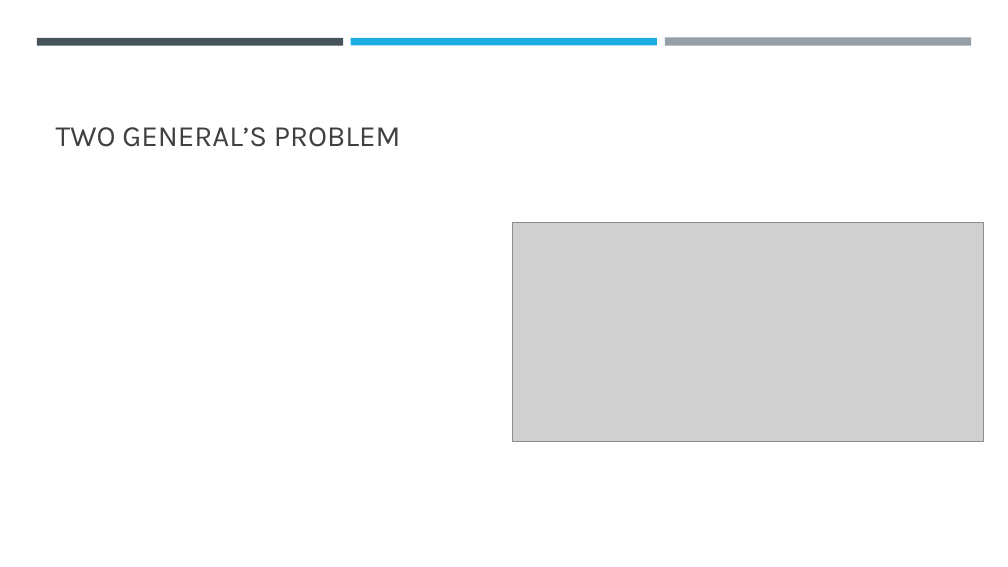
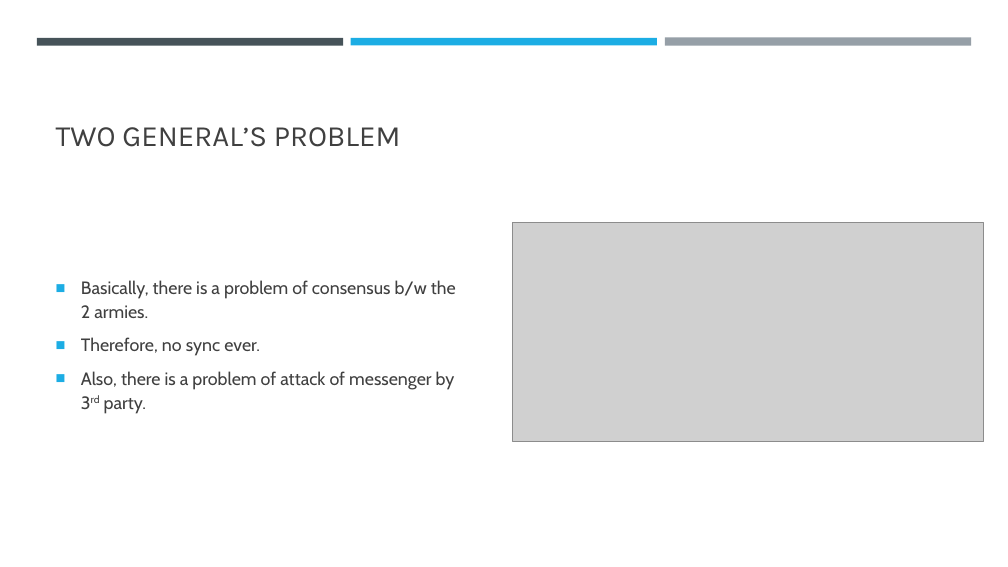
Before and after one commit to abhi3700/My_Learning_Blockchain, a slide deck: slide 4 of PPT.pptx. Drawn at 1008x567 pixels with LibreOffice and Linux fonts; fonts in the diff are those of the drawing; grey boxes stand for pictures. Boxes give left, top, right and bottom in pixels: in the first picture for what was removed or moved away, otherwise in the second. Text is boxed around its words. In the diff, an @@ line names an element or a change of style, - is before the commit and + after.

```diff
--- a/PPT.pptx
+++ b/PPT.pptx
@@ text added at (x1=81, y1=280, x2=456, y2=414), 17 pt, text #404040 @@
+■ Basically, there is a problem of consensus b/w the 2 armies.
+■ Therefore, no sync ever.
+■ Also, there is a problem of attack of messenger by 3rd party.
```
Also in this commit, not shown: 1 other slide changed, 1 slide added, 1 slide removed.
